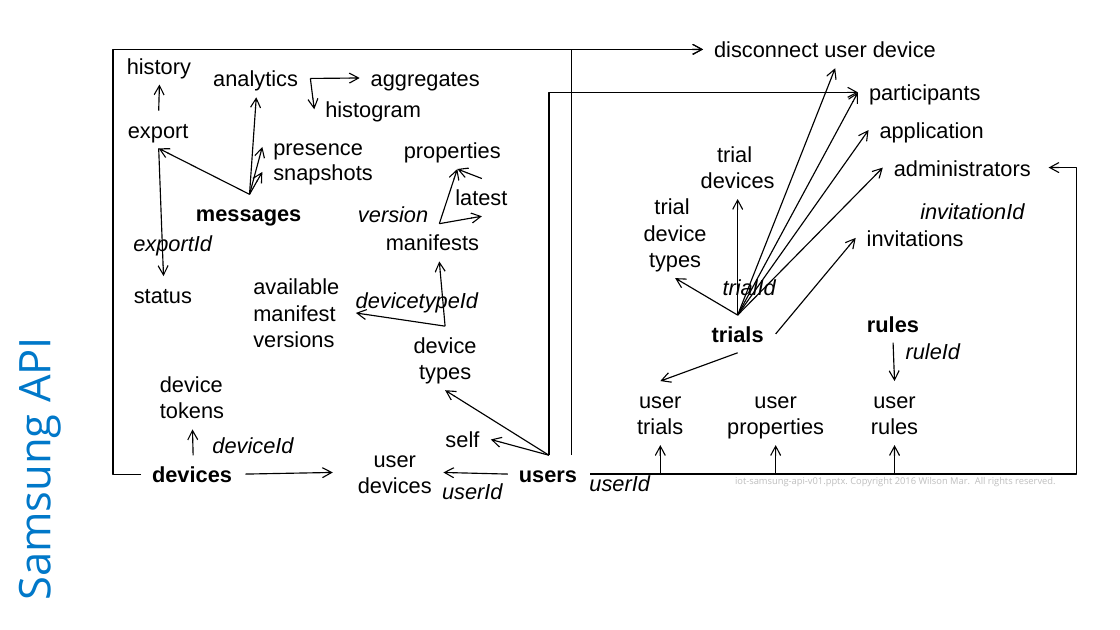
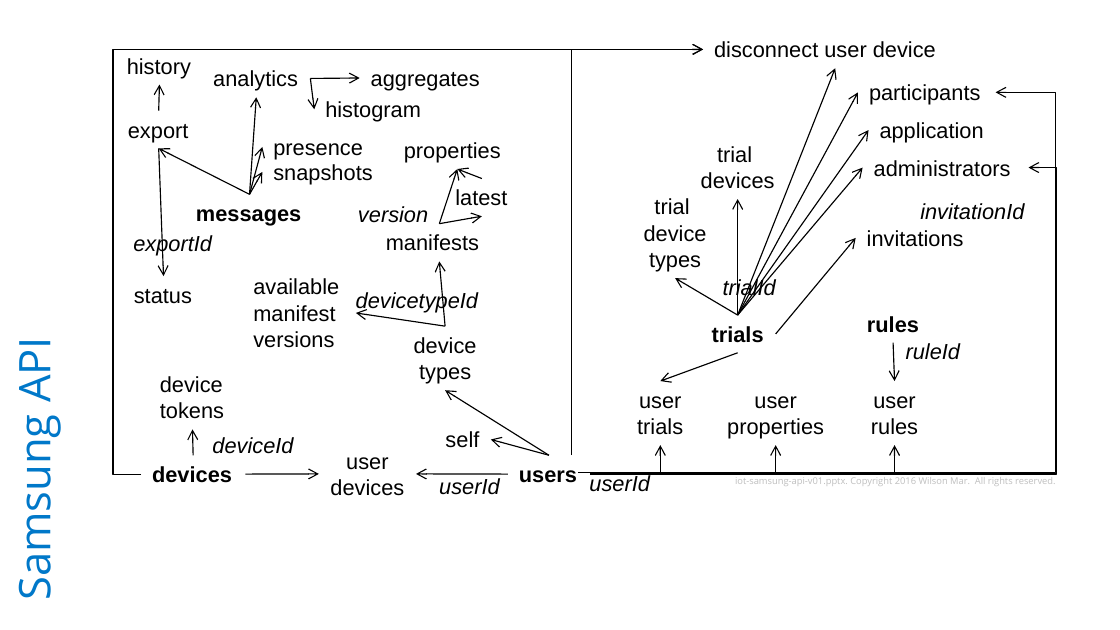
Before and after one commit to rkuma183/wilsonmar.github.io, a slide deck: slide 5 of fig/aws-iot-components-v01.pptx. Drawn at 1120x630 pixels with LibreOffice and Linux fonts; fonts in the diff are those of the drawing. Boxes give left, top, right and bottom in pixels: in the first picture for what was removed or moved away, otherwise in the second. Text is boxed around its words. In the diff, an @@ line names an element or a change of style, - is before the commit and + after.

```diff
--- a/fig/aws-iot-components-v01.pptx
+++ b/fig/aws-iot-components-v01.pptx
@@ elbow arrow moved from (549, 456) - (858, 93) to (578, 473) - (996, 93) @@
@@ text "administrators": place and size @@
-text "administrators" at <box>894,160,1031,177</box>
+text "administrators" at <box>874,160,1011,177</box>
@@ elbow arrow moved from (590, 474) - (1048, 168) to (590, 474) - (1028, 168) @@
@@ arrow moved from (738, 315) - (883, 168) to (738, 315) - (862, 168) @@
@@ text "user": place and size @@
-text "user" at <box>358,455,432,494</box>
+text "user" at <box>330,457,404,496</box>
@@ arrow moved from (245, 474) - (333, 473) to (245, 474) - (319, 474) @@
@@ arrow moved from (507, 474) - (444, 473) to (507, 474) - (416, 474) @@
@@ text "userId": place and size @@
-text "userId" at <box>442,483,503,500</box>
+text "userId" at <box>439,478,500,495</box>
@@ rounded rectangle "iot-samsung-api-v01.pptx. Copyright 2016 Wilson Mar. ...": place and size @@
-rounded rectangle "iot-samsung-api-v01.pptx. Copyright 2016 Wilson Mar. ..." at <box>735,477,1055,486</box>
+rounded rectangle "iot-samsung-api-v01.pptx. Copyright 2016 Wilson Mar. ..." at <box>696,468,1071,493</box>
```
Also in this commit, not shown: 1 other file.
